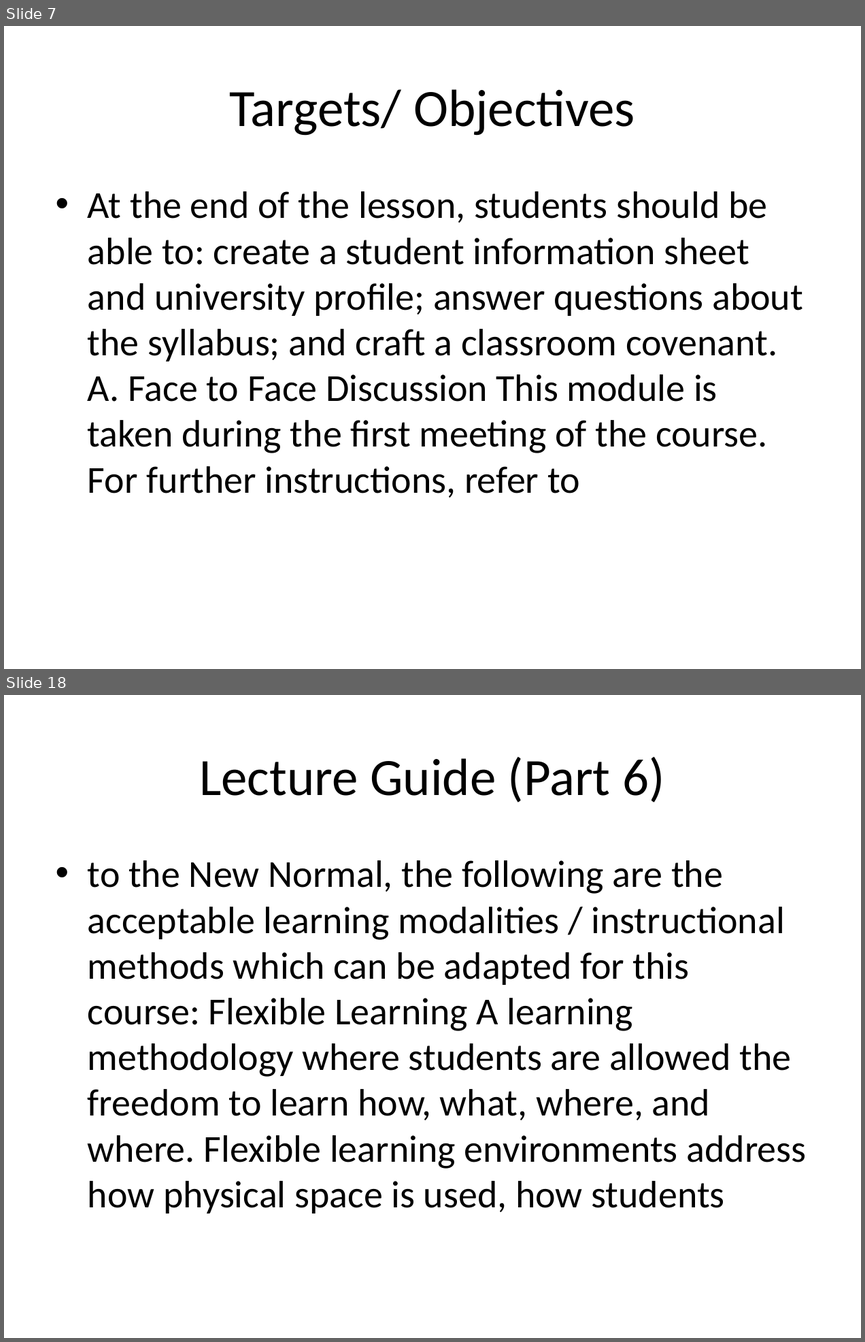
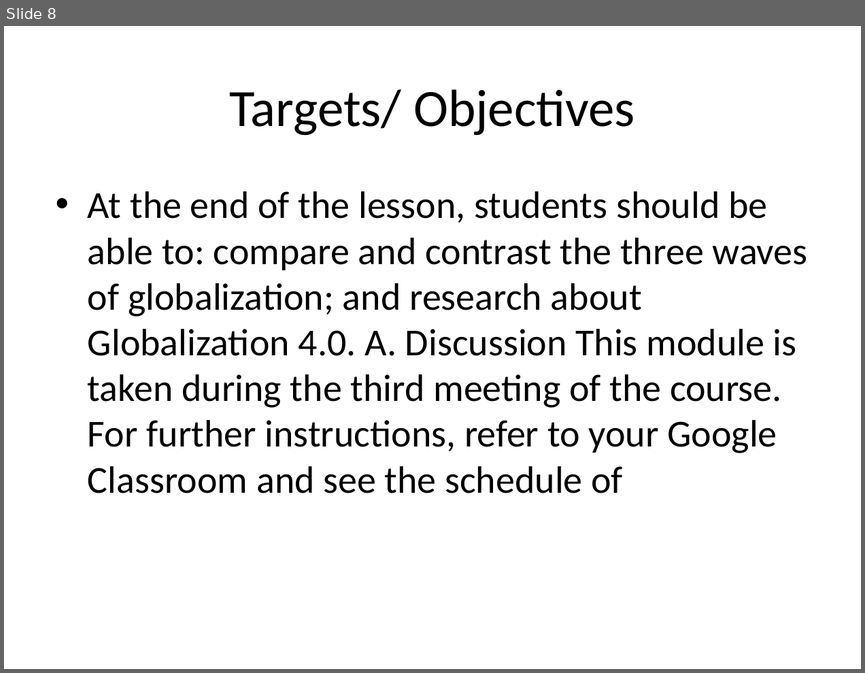
Before and after one commit to ReiJ0J0/PresentFlow_UI, a slide deck: generated/generated_presentation.pptx. Shown one above the other, each under a label of ours: slides 7 and 18 before the commit, slide 8 after it; the slides between them are not shown. The pictures are 865x1342 and 865x673 pixels, drawn with LibreOffice and Linux fonts; fonts in the diff are those of the drawing. Boxes give left, top, right and bottom in pixels: in the first picture for what was removed or moved away, otherwise in the second. Text is boxed around its words. In the diff, an @@ line names an element or a change of style, - is before the commit and + after.

```diff
--- a/generated/generated_presentation.pptx
+++ b/generated/generated_presentation.pptx
@@ slide 18 removed at bbox=[4, 695, 861, 1338], background #FFFFFF @@
@@ title removed at bbox=[199, 757, 664, 802] @@
-Lecture Guide (Part 6)
@@ text removed at bbox=[88, 860, 806, 1213] @@
-• to the New Normal, the following are the acceptable learning modalities / instructional methods which can be adapted for this course: Flexible Learning A learning methodology where students are allowed the freedom to learn how, what, where, and where. Flexible learning environments address how physical space is used, how students
@@ what was slide 7 is now slide 8 @@
@@ slide 8 changed as well @@
@@ text at bbox=[88, 191, 808, 493]: text changed @@
-• At the end of the lesson, students should be able to: create a student information sheet and university profile; answer questions about the syllabus; and craft a classroom covenant. A. Face to Face Discussion This module is taken during the first meeting of the course. For further instructions, refer to
+• At the end of the lesson, students should be able to: compare and contrast the three waves of globalization; and research about Globalization 4.0. A. Discussion This module is taken during the third meeting of the course. For further instructions, refer to your Google Classroom and see the schedule of
```
Also in this commit, not shown: 11 other slides changed, 39 slides added, 37 other slides removed, 4 other files.
